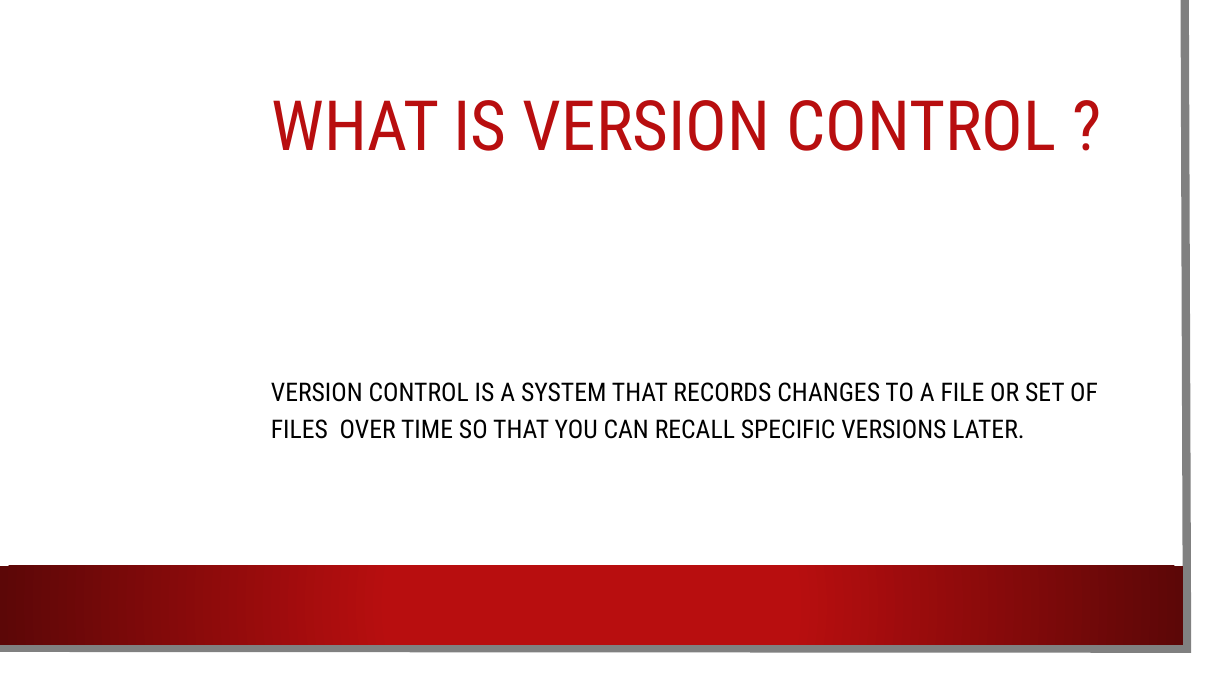
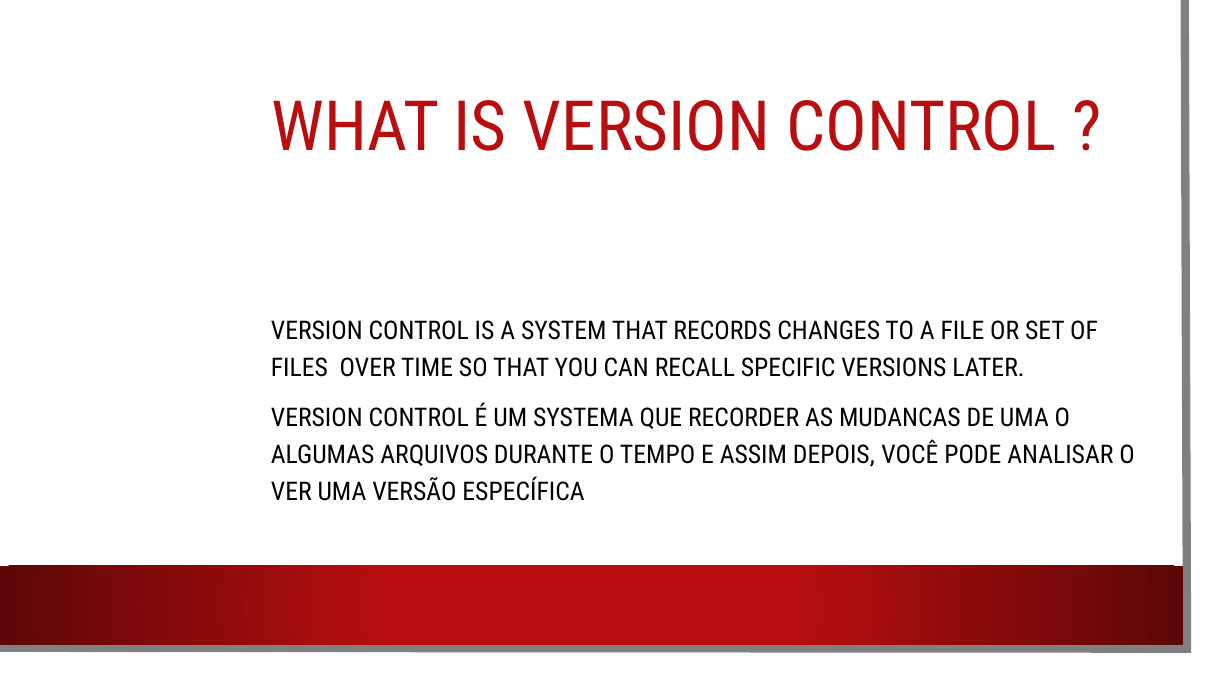
Before and after one commit to 7dimiforster7/ccbs, a slide deck: slide 3 of Traveling trhough time with git.pptx. Drawn at 1232x693 pixels with LibreOffice and Linux fonts; fonts in the diff are those of the drawing; background and template pictures are left out. Boxes give left, top, right and bottom in pixels: in the first picture for what was removed or moved away, otherwise in the second. Text is boxed around its words. In the diff, an @@ line names an element or a change of style, - is before the commit and + after.

```diff
--- a/Traveling trhough time with git.pptx
+++ b/Traveling trhough time with git.pptx
@@ text at bbox=[271, 402, 1134, 501]: paragraph added @@
+VERSION CONTROL É UM SYSTEMA QUE RECORDER AS MUDANCAS DE UMA O ALGUMAS ARQUIVOS DURANTE O TEMPO E ASSIM DEPOIS, VOCÊ PODE ANALISAR O VER UMA VERSÃO ESPECÍFICA
```
Also in this commit, not shown: 2 other slides changed, 1 slide added, 1 slide removed.
